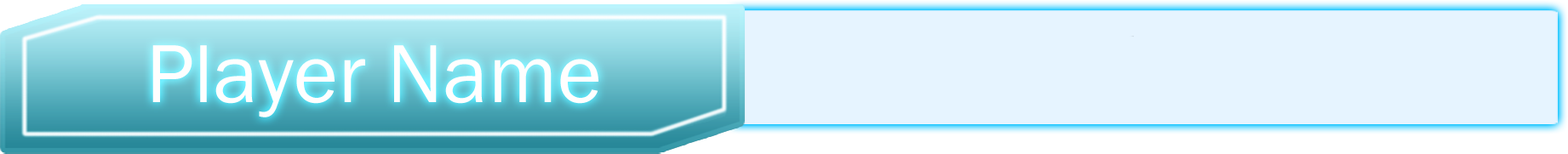
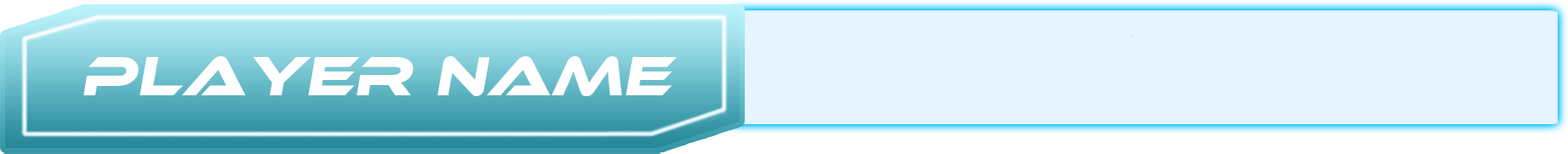
Two versions of the same layered image (w=1568, h=154). Layer-by-layer changes:
added layer "Player name" above "Layer 9" over [83, 56, 677, 97]
added layer "Layer 9" above "Layer 8" over [375, 12, 609, 138]
added layer "Layer 8" above "Layer 1" over [140, 14, 377, 138]
